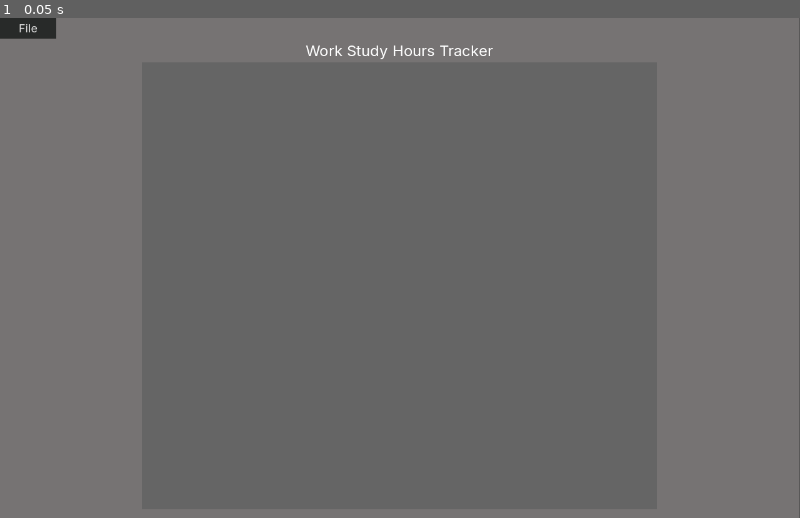
Above: before the commit, frame 1.
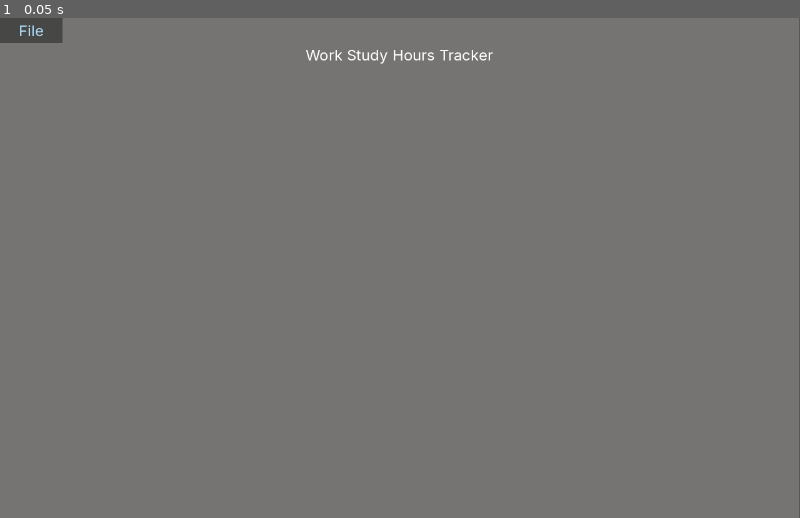
Above: after the commit, the same moment.

Repository: GinghamJones/WorkStudyTracker
Game: Godot game, scene res://main.tscn
Two runs of this game, one before a commit and one after it. Both use one fixed random seed, a clock stepped at 60 frames per second and the inputs below.
Inputs:
- Up to frame 1 (0.05 s): no input

The runs differ from the first frame. In frame 1, 0.7% of the frame differs, in the area x 0-62%, y 0-10%.

Commit message:
v0.51
Theming changed

Diff:
--- a/main.tscn
+++ b/main.tscn
@@ -9,13 +9,6 @@
 [ext_resource type="Script" uid="uid://hy37okn2f1ek" path="res://margin_bottom.gd" id="6_kek77"]
 [ext_resource type="Script" uid="uid://e1xc4l1tv6bu" path="res://Components/hours_label.gd" id="7_5vw27"]
 [ext_resource type="Script" uid="uid://ccicvdgb13pcy" path="res://Components/date_label.gd" id="8_kek77"]
-
-[sub_resource type="StyleBoxFlat" id="StyleBoxFlat_h2yge"]
-content_margin_left = 30.0
-content_margin_top = 5.0
-content_margin_right = 30.0
-content_margin_bottom = 5.0
-bg_color = Color(0.157919, 0.163877, 0.160499, 1)
 
 [sub_resource type="LabelSettings" id="LabelSettings_qq3wf"]
 font_size = 24
@@ -65,7 +58,9 @@
 
 [node name="MenuBar" type="MenuBar" parent="ContentsContainer/FileMenuContainer"]
 layout_mode = 2
-theme_override_styles/normal = SubResource("StyleBoxFlat_h2yge")
+theme = ExtResource("2_5wffu")
+theme_override_colors/font_color = Color(0.681212, 0.859293, 0.969644, 1)
+theme_override_font_sizes/font_size = 24
 
 [node name="File" type="PopupMenu" parent="ContentsContainer/FileMenuContainer/MenuBar"]
 disable_3d = true
@@ -136,16 +131,22 @@
 [node name="Total" type="Label" parent="ContentsContainer/MarginBottom/VBox/InfoVBox"]
 layout_mode = 2
 size_flags_horizontal = 0
+theme_override_colors/font_color = Color(1, 1, 1, 1)
+theme_override_font_sizes/font_size = 24
 text = "Total: 0"
 
 [node name="HoursLeft" type="Label" parent="ContentsContainer/MarginBottom/VBox/InfoVBox"]
 layout_mode = 2
 size_flags_horizontal = 0
+theme_override_colors/font_color = Color(1, 1, 1, 1)
+theme_override_font_sizes/font_size = 24
 text = "Hours Left: 140"
 
 [node name="MoneyEarned" type="Label" parent="ContentsContainer/MarginBottom/VBox/InfoVBox"]
 layout_mode = 2
 size_flags_horizontal = 0
+theme_override_colors/font_color = Color(1, 1, 1, 1)
+theme_override_font_sizes/font_size = 24
 text = "Money Earned: 0"
 
 [node name="ButtonHBox" type="HBoxContainer" parent="ContentsContainer/MarginBottom/VBox"]
--- a/main_theme.tres
+++ b/main_theme.tres
@@ -44,22 +44,91 @@
 shadow_color = Color(0.107629, 0.144585, 0.211257, 0.6)
 shadow_size = 3
 
-[sub_resource type="StyleBoxFlat" id="StyleBoxFlat_470mv"]
-bg_color = Color(0.925353, 0.925353, 0.925353, 1)
+[sub_resource type="StyleBoxEmpty" id="StyleBoxEmpty_470mv"]
 
 [sub_resource type="StyleBoxFlat" id="StyleBoxFlat_a2l2q"]
-bg_color = Color(0.396889, 0.396889, 0.396889, 1)
+bg_color = Color(0.578014, 0.602272, 0.64086, 1)
+
+[sub_resource type="StyleBoxFlat" id="StyleBoxFlat_0omi4"]
+bg_color = Color(0.439356, 0.620183, 0.786066, 1)
+
+[sub_resource type="StyleBoxFlat" id="StyleBoxFlat_58jnp"]
+content_margin_left = 30.0
+content_margin_top = 5.0
+content_margin_right = 30.0
+content_margin_bottom = 5.0
+bg_color = Color(0.277095, 0.278432, 0.272334, 1)
+
+[sub_resource type="StyleBoxFlat" id="StyleBoxFlat_466ly"]
+bg_color = Color(0.40662, 0.611914, 0.86427, 1)
 
 [resource]
 default_font = ExtResource("1_dvppi")
 default_font_size = 18
+AcceptDialog/constants/buttons_separation = 0
+AcceptDialog/styles/panel = null
 Button/fonts/font = ExtResource("1_dvppi")
 Button/styles/focus = SubResource("StyleBoxFlat_qpiha")
 Button/styles/hover = SubResource("StyleBoxFlat_g445i")
 Button/styles/normal = SubResource("StyleBoxFlat_pjmxk")
-Label/colors/font_color = Color(1, 1, 1, 1)
-LineEdit/colors/caret_color = Color(0.201525, 0.201527, 0.201527, 1)
+Label/colors/font_color = Color(0, 0, 0, 1)
+Label/colors/font_outline_color = Color(0, 0, 0, 1)
+Label/colors/font_shadow_color = Color(0, 0, 0, 1)
+Label/constants/line_spacing = 0
+Label/constants/outline_size = 0
+Label/constants/shadow_offset_x = 0
+Label/constants/shadow_offset_y = 0
+Label/constants/shadow_outline_size = 0
+Label/font_sizes/font_size = 24
+Label/fonts/font = ExtResource("1_dvppi")
+Label/styles/normal = SubResource("StyleBoxEmpty_470mv")
+LineEdit/colors/caret_color = Color(0, 0, 0, 1)
+LineEdit/colors/clear_button_color = Color(0, 0, 0, 1)
+LineEdit/colors/clear_button_color_pressed = Color(0, 0, 0, 1)
 LineEdit/colors/font_color = Color(0, 0, 0, 1)
-LineEdit/colors/font_placeholder_color = Color(0.658341, 0.65834, 0.65834, 0.6)
-LineEdit/styles/normal = SubResource("StyleBoxFlat_470mv")
-ScrollContainer/styles/panel = SubResource("StyleBoxFlat_a2l2q")
+LineEdit/colors/font_outline_color = Color(0, 0, 0, 1)
+LineEdit/colors/font_placeholder_color = Color(0, 0, 0, 1)
+LineEdit/colors/font_selected_color = Color(0, 0, 0, 1)
+LineEdit/colors/font_uneditable_color = Color(0, 0, 0, 1)
+LineEdit/colors/selection_color = Color(0, 0, 0, 1)
+LineEdit/constants/caret_width = 0
+LineEdit/constants/minimum_character_width = 0
+LineEdit/constants/outline_size = 0
+LineEdit/font_sizes/font_size = 18
+LineEdit/fonts/font = ExtResource("1_dvppi")
+LineEdit/icons/clear = null
+LineEdit/styles/focus = null
+LineEdit/styles/normal = null
+LineEdit/styles/read_only = null
+MenuBar/colors/font_color = Color(0, 0, 0, 1)
+MenuBar/colors/font_disabled_color = Color(0, 0, 0, 1)
+MenuBar/colors/font_focus_color = Color(0, 0, 0, 1)
+MenuBar/colors/font_hover_color = Color(0, 0, 0, 1)
+MenuBar/colors/font_hover_pressed_color = Color(0, 0, 0, 1)
+MenuBar/colors/font_outline_color = Color(0, 0, 0, 1)
+MenuBar/colors/font_pressed_color = Color(0, 0, 0, 1)
+MenuBar/constants/h_separation = 0
+MenuBar/constants/outline_size = 0
+MenuBar/font_sizes/font_size = 18
+MenuBar/fonts/font = ExtResource("1_dvppi")
+MenuBar/styles/disabled = SubResource("StyleBoxFlat_a2l2q")
+MenuBar/styles/hover = SubResource("StyleBoxFlat_0omi4")
+MenuBar/styles/normal = SubResource("StyleBoxFlat_58jnp")
+MenuBar/styles/pressed = SubResource("StyleBoxFlat_466ly")
+MenuButton/colors/font_color = Color(0, 0, 0, 1)
+MenuButton/colors/font_disabled_color = Color(0, 0, 0, 1)
+MenuButton/colors/font_focus_color = Color(0, 0, 0, 1)
+MenuButton/colors/font_hover_color = Color(0, 0, 0, 1)
+MenuButton/colors/font_outline_color = Color(0, 0, 0, 1)
+MenuButton/colors/font_pressed_color = Color(0, 0, 0, 1)
+MenuButton/constants/h_separation = 0
+MenuButton/constants/outline_size = 0
+MenuButton/font_sizes/font_size = 18
+MenuButton/fonts/font = ExtResource("1_dvppi")
+MenuButton/styles/disabled = null
+MenuButton/styles/focus = null
+MenuButton/styles/hover = null
+MenuButton/styles/normal = null
+MenuButton/styles/pressed = null
+ScrollContainer/styles/focus = null
+ScrollContainer/styles/panel = null
Not shown: 1 places in main.tscn that only renumber resources
Not shown: 1 places in main_theme.tres that only renumber resources
